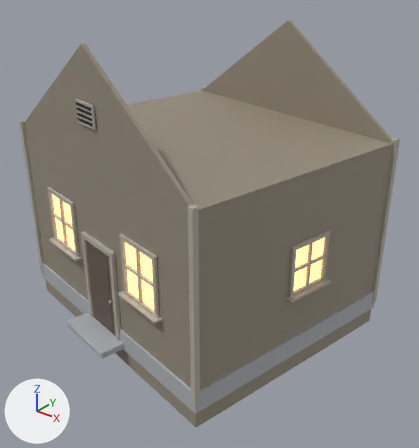
Two versions of the glTF model models/prelude/house2_walls.glb, one commit apart.
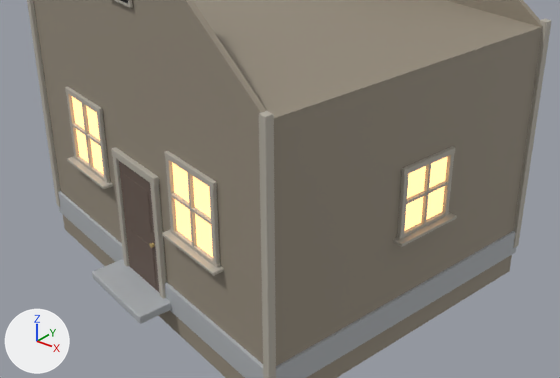
Old and new are each drawn whole from a camera (50 mm lens) standing at (-5.22, 169.39, 8.7) and looking at (-13.53, 179.77, 2.26) and again close up on the part from 0% to 97% of the width and 28% to 89% of the height. The axes (+X, +Y, +Z) are drawn at lower left. The lights are the same throughout. The older version's two pictures come first. Where no turn or scale is listed for an object, it has been applied to the vertices.

Objects in the first close-up: 'house2_walls'.
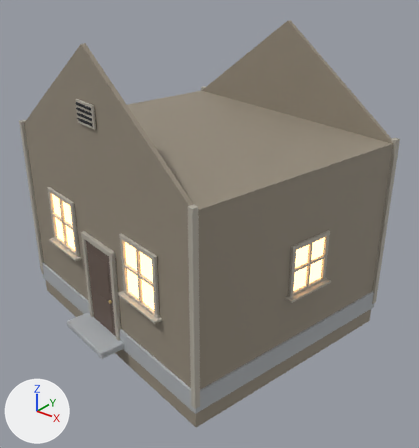
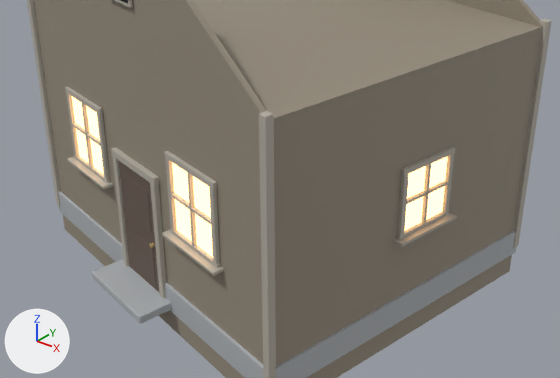
The newer file is also turned or shifted as a whole; pictures and numbers use the older file's frame.

Changed parts and their boxes (x1, y1, x2, y2) in the close-ups (560 x 378 px):
'house2_walls', surface changed: (66, 92, 454, 270) in both

Patch to the scene script:
```diff
--- a/models/prelude/house2_walls.glb.py
+++ b/models/prelude/house2_walls.glb.py
@@ mat_emit_window_003 @@
 mat_emit_window_003.emission_color = (1.0, 0.56, 0.24)  # beige #ffc586
-mat_emit_window_003.emission_strength = 1.6
+mat_emit_window_003.emission_strength = 3.0
```
